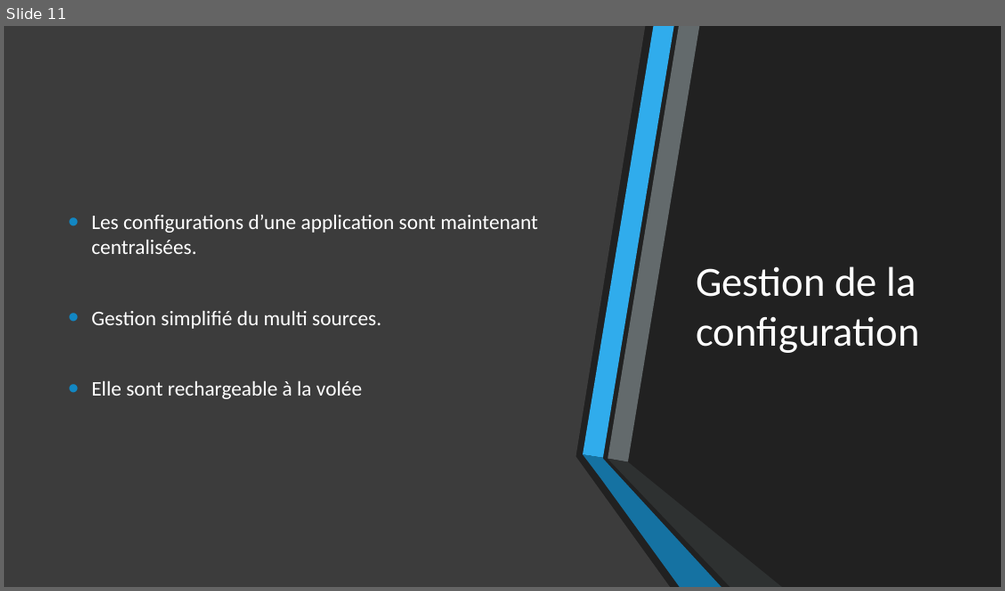
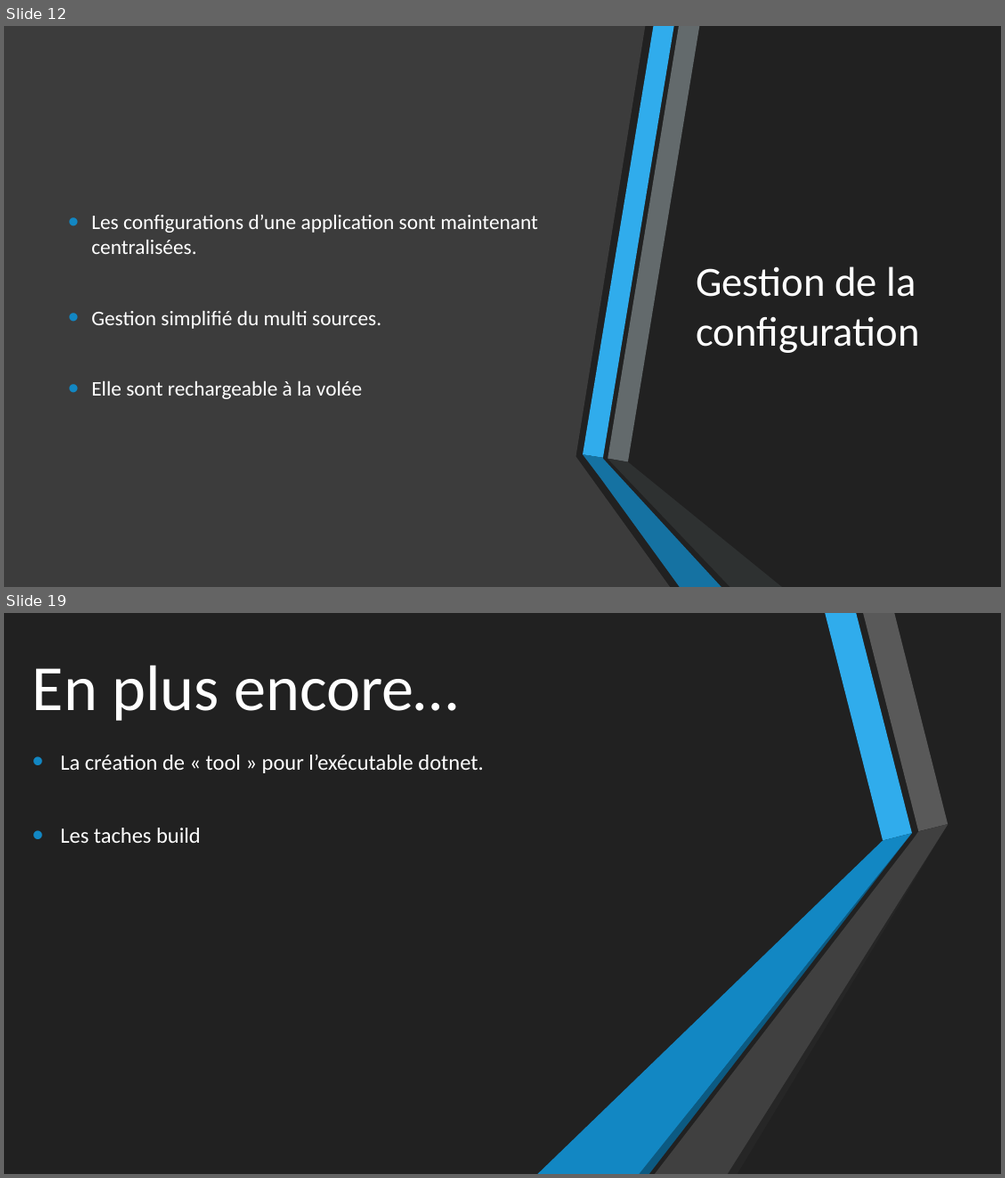
Before and after one commit to 74nu5/Meetup-MUG.net-05-02-2019, a slide deck: Présentation.pptx. Shown one above the other, each under a label of ours: slide 11 before the commit, slides 12 and 19 after it; the slides between them are not shown. The pictures are 1005x591 and 1005x1178 pixels, drawn with LibreOffice and Linux fonts; fonts in the diff are those of the drawing. Boxes give left, top, right and bottom in pixels: in the first picture for what was removed or moved away, otherwise in the second. Text is boxed around its words. In the diff, an @@ line names an element or a change of style, - is before the commit and + after.

```diff
--- a/Présentation.pptx
+++ b/Présentation.pptx
@@ slide 19 added at (4, 613, 1001, 1174), background #212121; not listed: 6 template elements that a slide beside it also shows @@
@@ rectangle added at (4, 613, 1001, 1174), fill #212121 @@
@@ title added at (32, 665, 459, 721), 62 pt, text #FFFFFF @@
+En plus encore…
@@ text added at (60, 755, 483, 843), 21 pt, text #FFFFFF @@
+• La création de « tool » pour l’exécutable dotnet.
+• Les taches build
@@ group added at (48, 613, 460, 1174): 6 freeform shapes @@
@@ group added at (538, 613, 948, 1174): 6 freeform shapes @@
@@ what was slide 11 is now slide 12 @@
```
Also in this commit, not shown: 1 slide changed, 10 other slides added.
